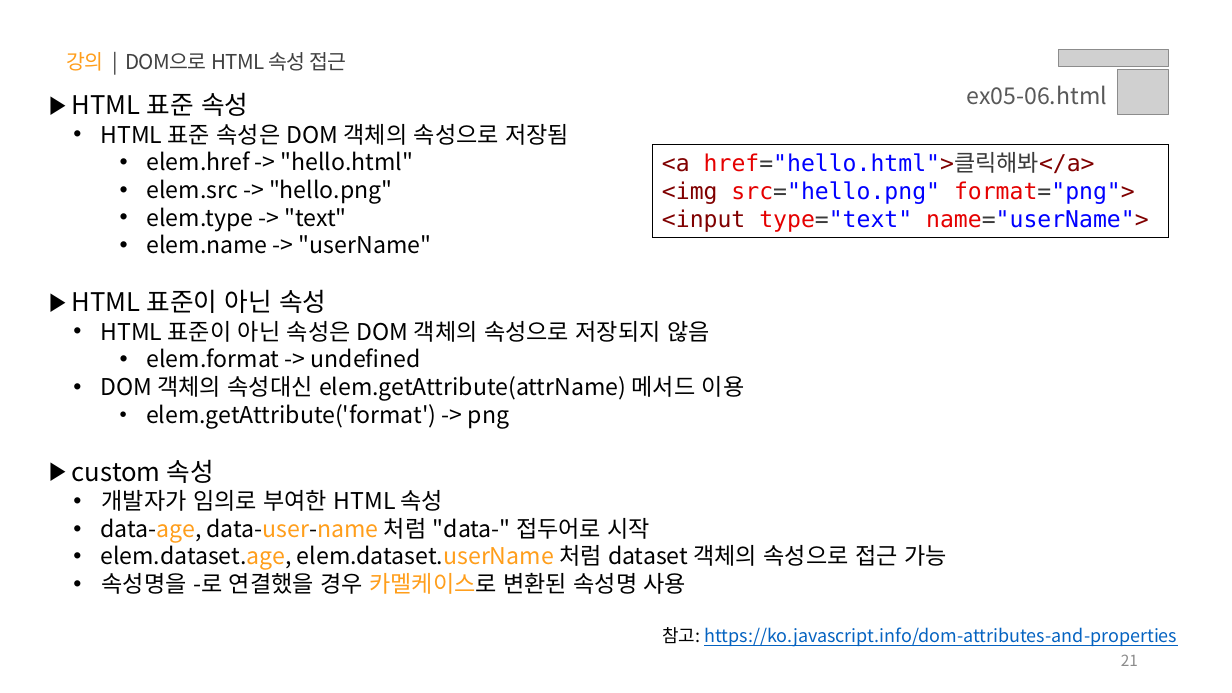
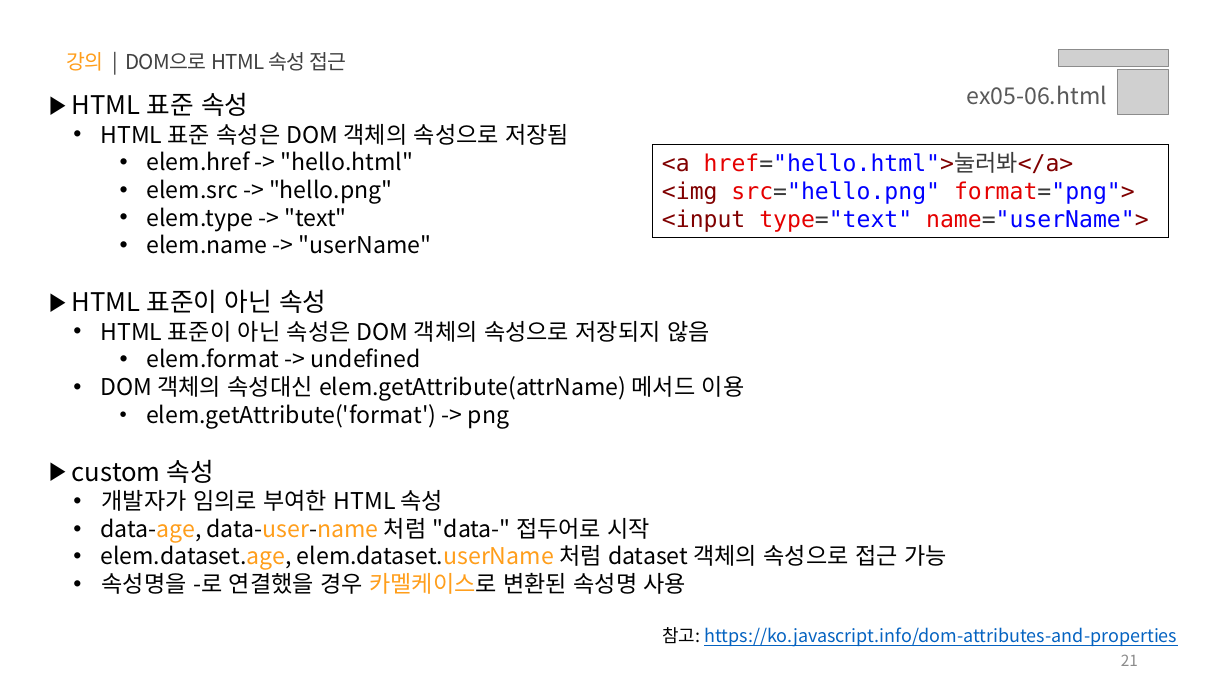
Before and after one commit to YouVin/JS, a slide deck: slide 21 of PPT/05.자바스크립트 - 클라이언트 사이드(Event, DOM, Ajax, Web APIs).pptx. Drawn at 1232x693 pixels with LibreOffice and Linux fonts; fonts in the diff are those of the drawing; grey boxes stand for pictures. Boxes give left, top, right and bottom in pixels: in the first picture for what was removed or moved away, otherwise in the second. Text is boxed around its words. In the diff, an @@ line names an element or a change of style, - is before the commit and + after.

```diff
--- a/PPT/05.자바스크립트 - 클라이언트 사이드(Event, DOM, Ajax, Web APIs).pptx
+++ b/PPT/05.자바스크립트 - 클라이언트 사이드(Event, DOM, Ajax, Web APIs).pptx
@@ text in rectangle at bbox=[662, 152, 1074, 173]: text changed @@
-<a href="hello.html">클릭해봐</a>
+<a href="hello.html">눌러봐</a>
```
Also in this commit, not shown: 6 other slides changed, 23 slides added.
